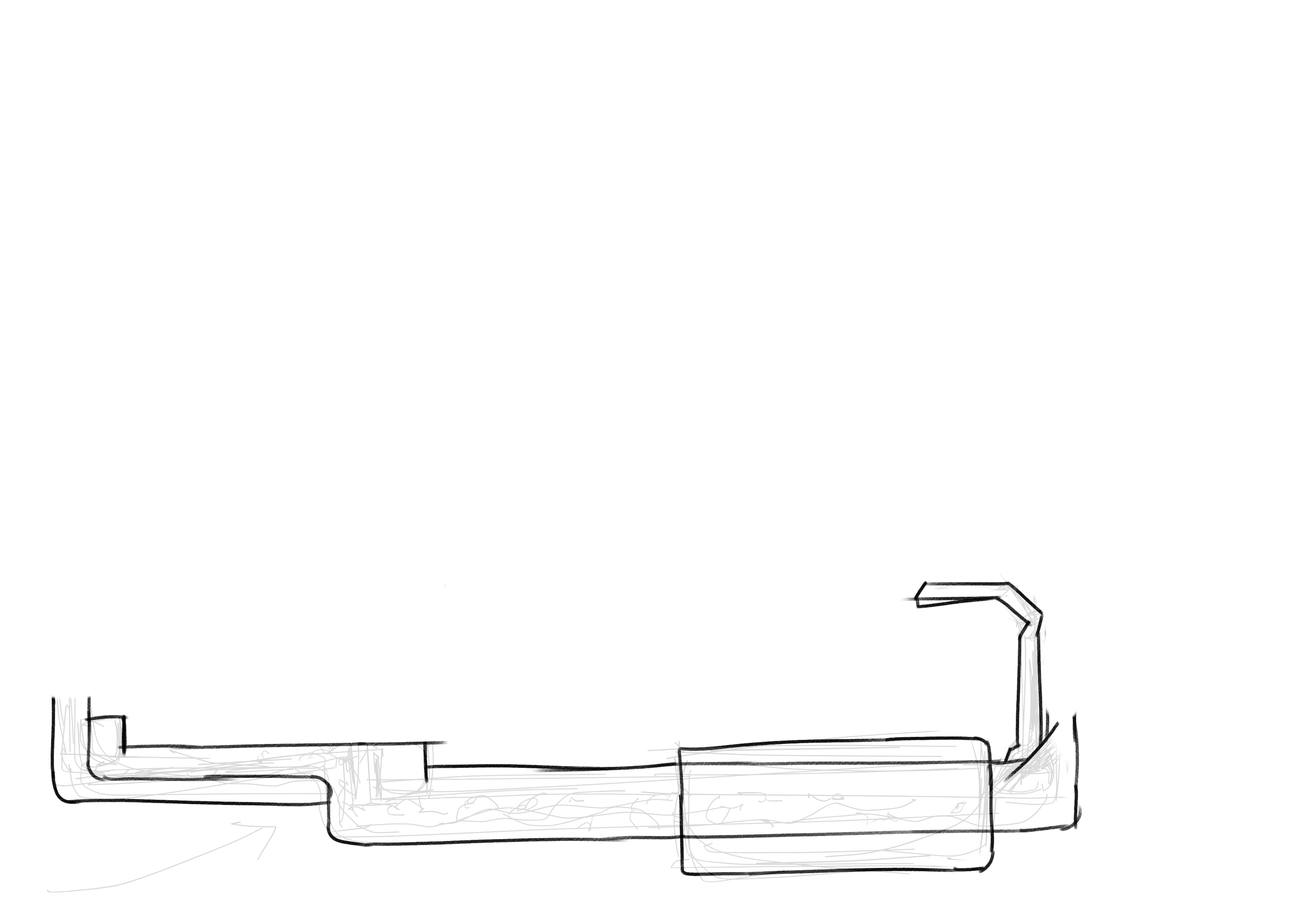
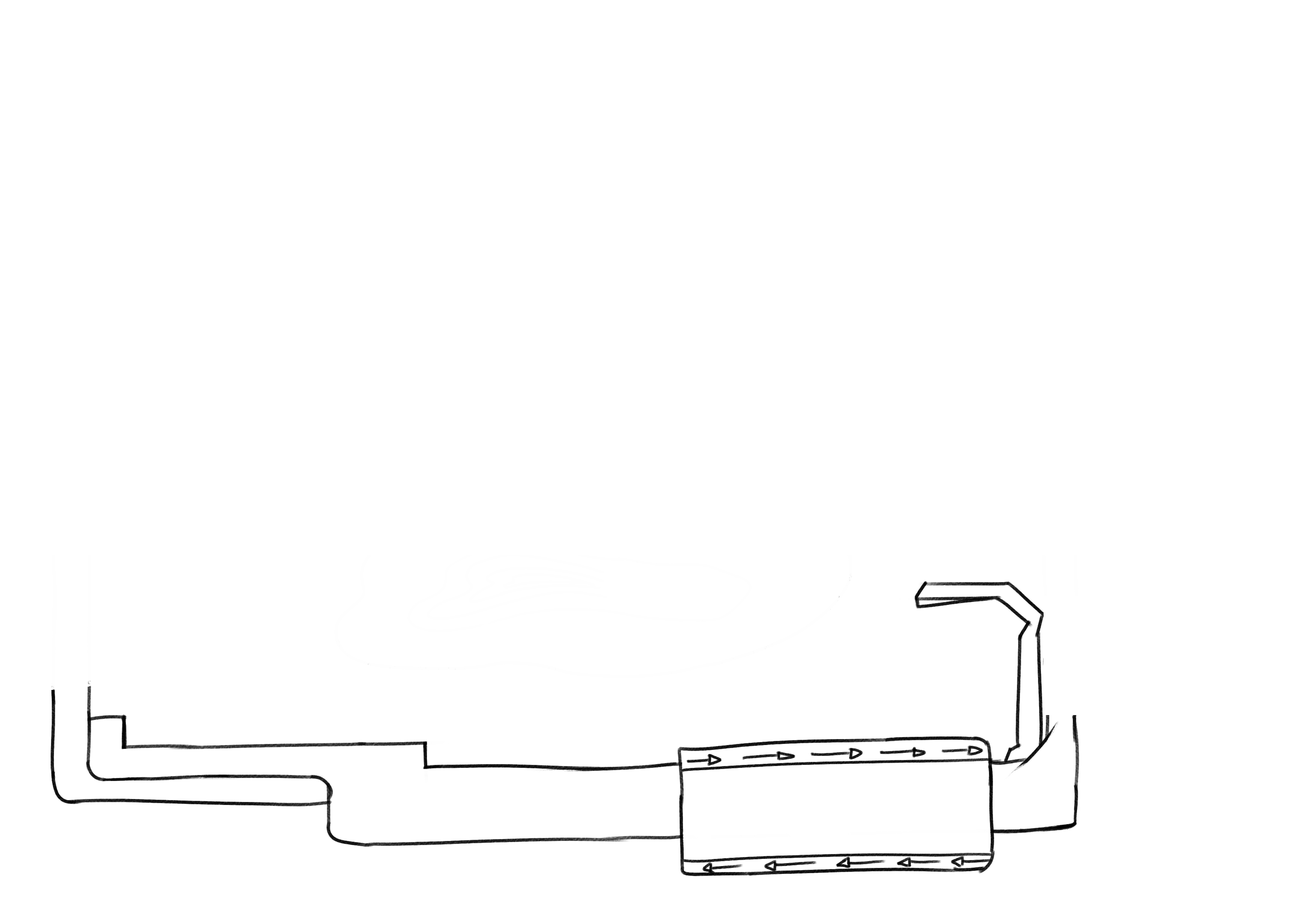
The second 1312 × 899 image is a revision of the first. Changes to its layers:
hid "sketch", painted on it over bbox(46, 561, 1082, 893)
hid "Paint Layer 1" (1st of 2), painted on it over bbox(50, 561, 1082, 888)
added layer "Paint Layer 1" (2nd of 2) above "Paint Layer 4" over bbox(50, 561, 1082, 888)
painted on "Paint Layer 4" over bbox(46, 561, 1082, 893)
